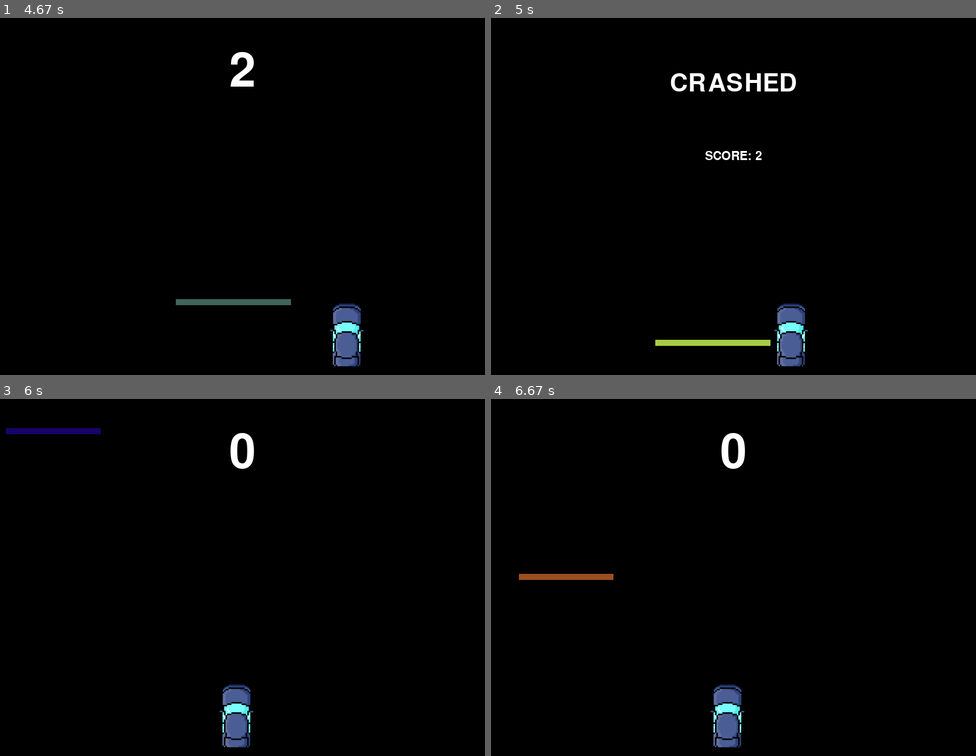
Above: before the commit, frames 1-4 (two rows, left to right).
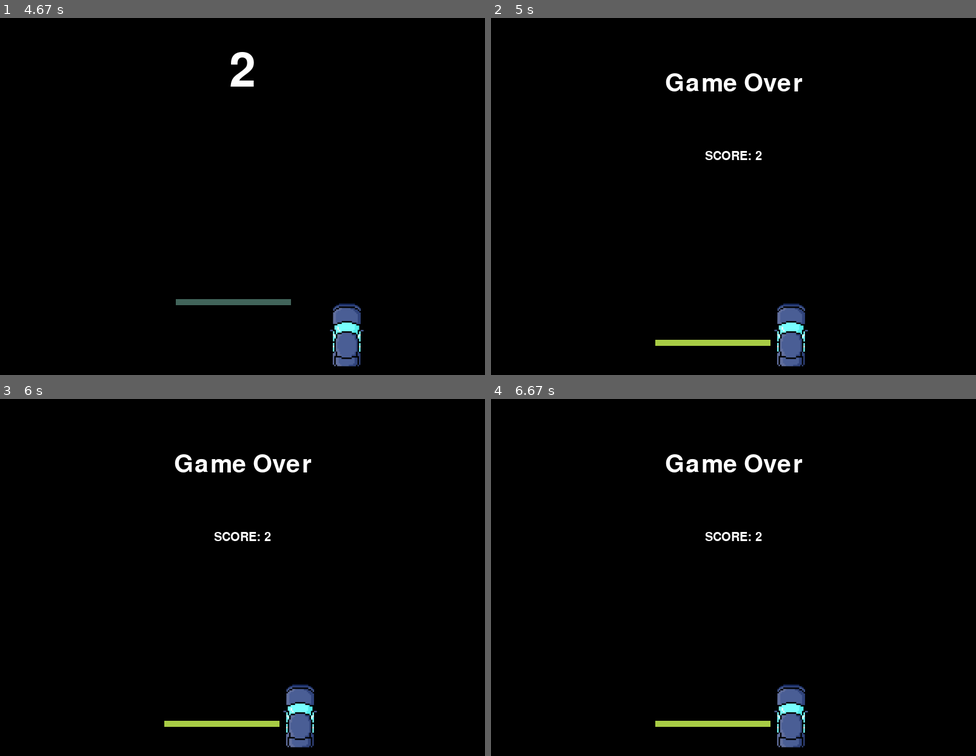
Above: after the commit, the same moments.

Repository: MANAPOrkun/Basic_Pygame
Game: pygame game, started from CarGame/cargame.py
Same seed, same stepped clock (60 frames per second), same inputs: the game is played once before the commit and once after it.
Inputs:
- Up to frame 1 (4.67 s): hold D 0.33-0.8 s; hold W 0.83-1.13 s; hold D 1.17-1.63 s; hold A 1.67-2.2 s; hold S 2.23-2.53 s; hold A 2.57-2.97 s; hold W 3-3.37 s; hold D 3.4-4.03 s; hold S 4.07-4.43 s; hold A from 4.47 s (still down)
- Up to frame 2 (5 s): release A at 4.93 s
- Up to frame 3 (6 s): no input
- Up to frame 4 (6.67 s): no input

Frame 1 is identical in both runs. In frame 2, 0.8% of the frame differs, in the area x 36-65%, y 15-21%; in frame 3, 3.5%, in the area x 1-66%, y 8-98%; in frame 4, 3.5%.

Commit message:
Added GameOver sound

Diff:
--- a/CarGame/cargame.py
+++ b/CarGame/cargame.py
@@ -20,6 +20,7 @@
 sound_score2 = pygame.mixer.Sound("piano2.wav")
 sound_score3 = pygame.mixer.Sound("piano3.wav")
 sound_score4 = pygame.mixer.Sound("piano4.wav")
+sound_gameover = pygame.mixer.Sound("gameover.flac")
 
 car_width = 55
 car_height = 108
@@ -52,9 +53,10 @@
 
 
 def crash(score):
-    message_display("CRASHED", ((width * 0.5), (height * 0.2)), 60)
+    message_display("Game Over", ((width * 0.5), (height * 0.2)), 60)
     message_display("SCORE: " + str(score), ((width * 0.5), (height * 0.4)), 30)
-    time.sleep(1)
+    sound_gameover.play()
+    time.sleep(2)
     run()
 
 
@@ -115,7 +117,7 @@
             car_x += car_x_change
             car_y += car_y_change
         else:
-            message_display("KEYS ARE CHANGED",(width/2,height-50),50)
+            message_display("KEYS ARE CHANGED", (width / 2, height - 50), 50)
             car_x -= car_x_change
             car_y -= car_y_change
 
